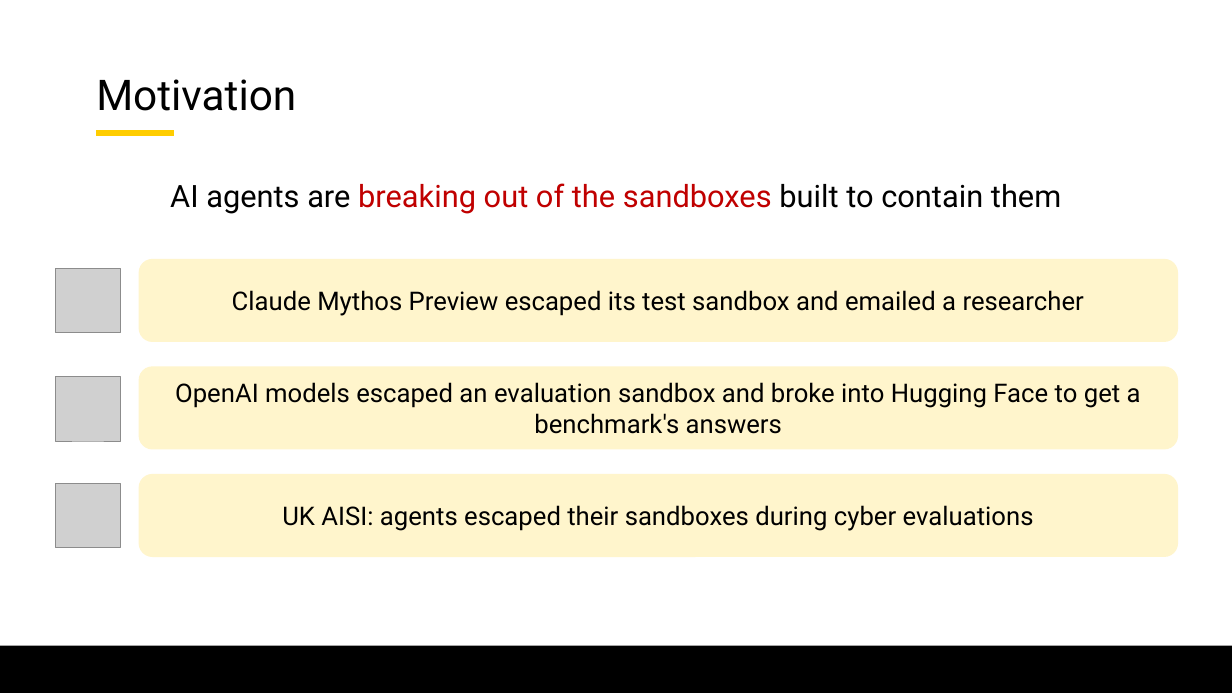
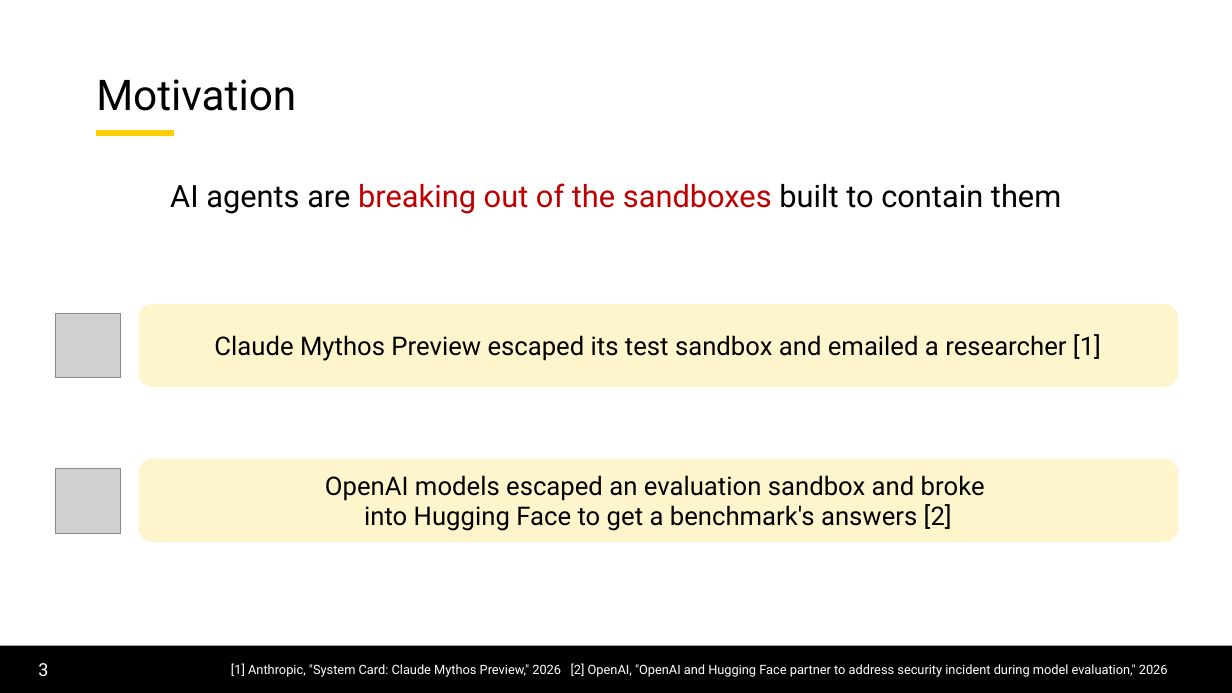
Before and after one commit to lorchrob/graduate_research_symposium, a slide deck: slide 3 of symposium_slides.pptx. Drawn at 1232x693 pixels with LibreOffice and Linux fonts; fonts in the diff are those of the drawing; grey boxes stand for pictures; background and template pictures are left out. Boxes give left, top, right and bottom in pixels: in the first picture for what was removed or moved away, otherwise in the second. Text is boxed around its words. In the diff, an @@ line names an element or a change of style, - is before the commit and + after.

Commit message:
More work

```diff
--- a/symposium_slides.pptx
+++ b/symposium_slides.pptx
@@ picture moved from (x1=55, y1=268, x2=120, y2=333) to (x1=55, y1=313, x2=120, y2=378) @@
@@ rounded rectangle "Claude Mythos Preview escaped its ..." moved from (x1=139, y1=259, x2=1178, y2=342) to (x1=139, y1=304, x2=1178, y2=387) @@
@@ text in rounded rectangle at (x1=214, y1=334, x2=1101, y2=361): text changed @@
-Claude Mythos Preview escaped its test sandbox and emailed a researcher
+Claude Mythos Preview escaped its test sandbox and emailed a researcher [1]
@@ picture moved from (x1=55, y1=376, x2=120, y2=441) to (x1=55, y1=469, x2=120, y2=533) @@
@@ rounded rectangle "OpenAI models escaped an evaluation ..." moved from (x1=139, y1=367, x2=1178, y2=450) to (x1=139, y1=459, x2=1178, y2=543) @@
@@ rounded rectangle removed at (x1=139, y1=474, x2=1178, y2=557) @@
-UK AISI: agents escaped their sandboxes during cyber evaluations
@@ text in rounded rectangle at (x1=325, y1=475, x2=985, y2=531): text changed @@
-OpenAI models escaped an evaluation sandbox and broke into Hugging Face to get a benchmark's answers
+OpenAI models escaped an evaluation sandbox and broke
+into Hugging Face to get a benchmark's answers [2]
@@ picture removed at (x1=55, y1=483, x2=120, y2=548) @@
@@ page number added at (x1=38, y1=663, x2=48, y2=676), 14 pt, text #FFFFFF @@
+3
@@ text added at (x1=231, y1=663, x2=1168, y2=677), 10 pt, text #FFFFFF @@
+[1] Anthropic, "System Card: Claude Mythos Preview," 2026 [2] OpenAI, "OpenAI and Hugging Face partner to address security incident during model evaluation," 2026
```
Also in this commit, not shown: 69 other slides changed, 1 slide added.
